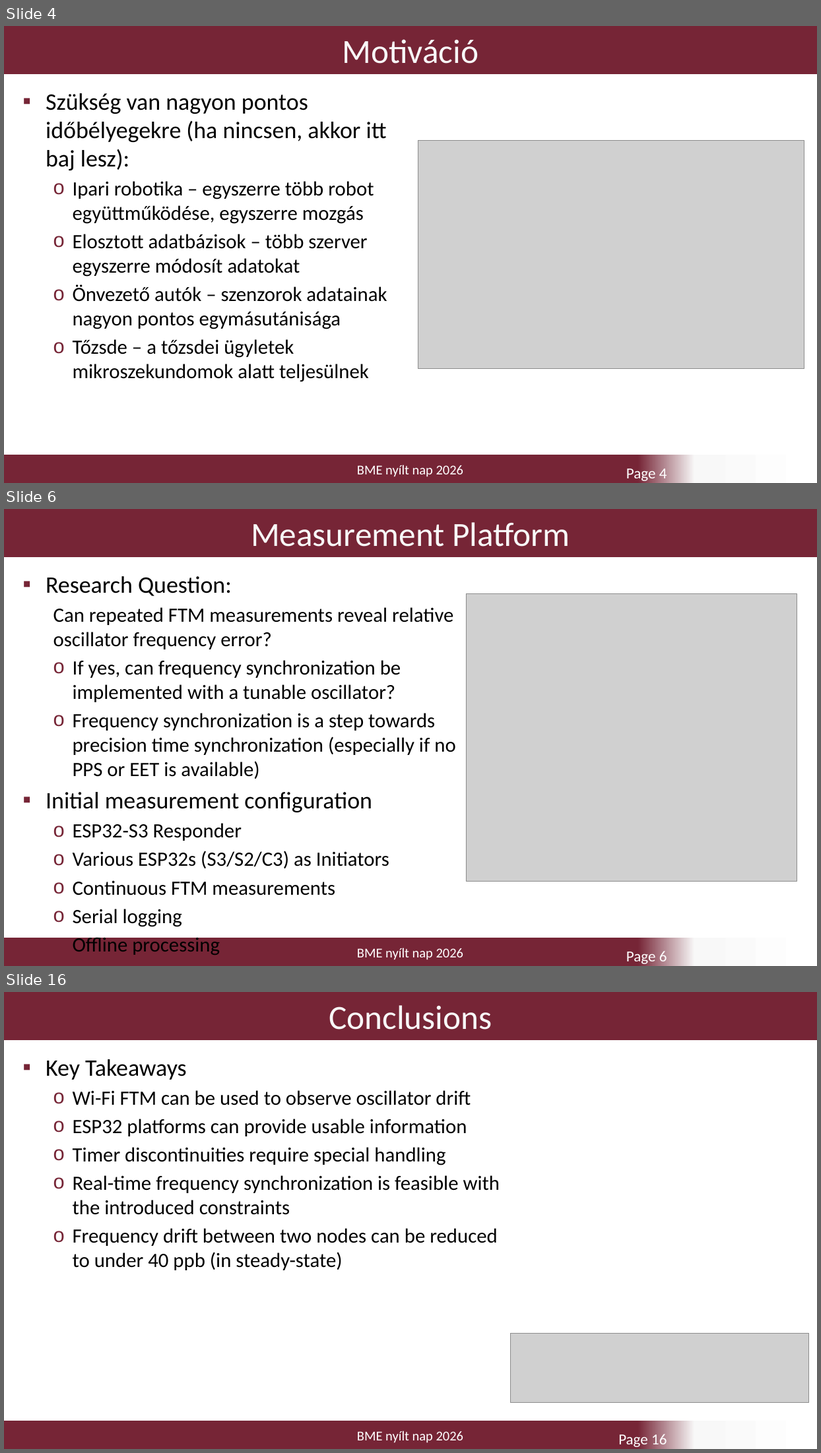
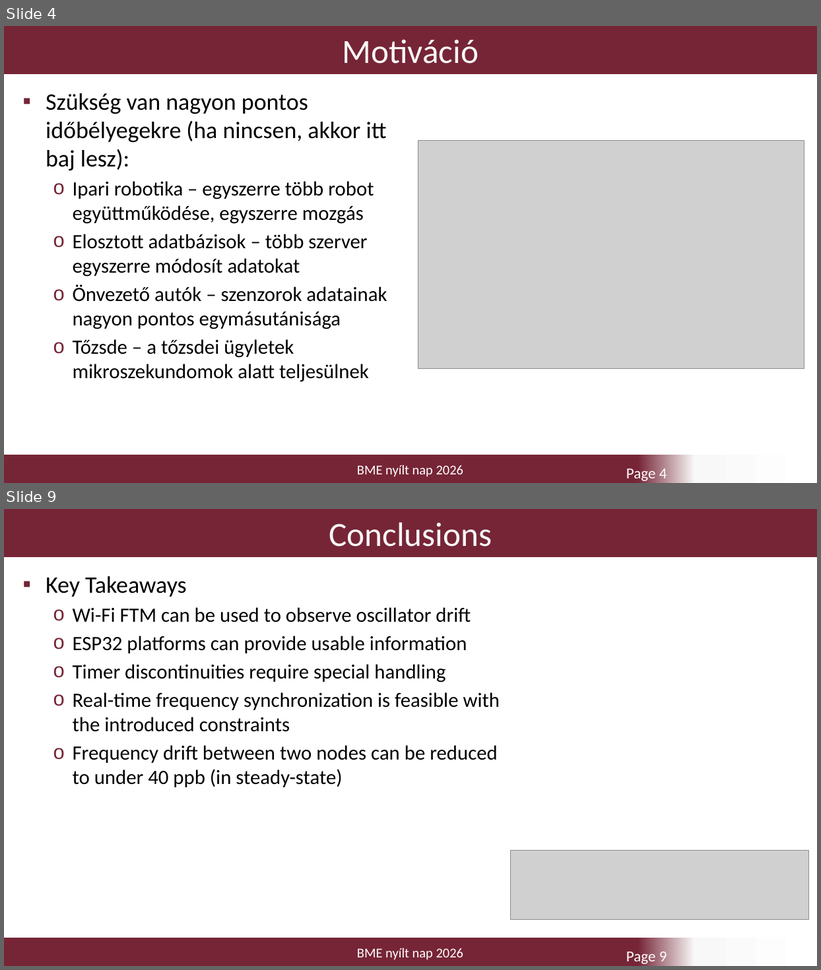
Before and after one commit to mineroni/FTMQuartzDriftDemonstrator, a slide deck: FTM_nyilt_nap.pptx. Shown one above the other, each under a label of ours: slides 4, 6 and 16 before the commit, slides 4 and 9 after it; the slides between them are not shown. The pictures are 821x1453 and 821x970 pixels, drawn with LibreOffice and Linux fonts; fonts in the diff are those of the drawing; grey boxes stand for pictures; background and template pictures are left out. Boxes give left, top, right and bottom in pixels: in the first picture for what was removed or moved away, otherwise in the second. Text is boxed around its words. In the diff, an @@ line names an element or a change of style, - is before the commit and + after.

Commit message:
Presentation updated

```diff
--- a/FTM_nyilt_nap.pptx
+++ b/FTM_nyilt_nap.pptx
@@ slide 6 removed at <box>4,509,817,966</box>, background #FFFFFF; not listed: 1 template element that a slide beside it also shows @@
@@ title removed at <box>4,509,817,557</box> @@
-Measurement Platform
@@ text removed at <box>46,576,455,927</box> @@
-▪ Research Question:
-  Can repeated FTM measurements reveal relative oscillator frequency error?
-  o If yes, can frequency synchronization be implemented with a tunable oscillator?
-  o Frequency synchronization is a step towards precision time synchronization (especially if no PPS or EET is available)
-▪ Initial measurement configuration
-  o ESP32-S3 Responder
-  o Various ESP32s (S3/S2/C3) as Initiators
-  o Continuous FTM measurements
-  o Serial logging
-  o Offline processing
@@ picture removed at <box>467,593,797,881</box> @@
@@ page number removed at <box>626,951,667,964</box> @@
-Page 6
@@ what was slide 16 is now slide 9 @@
@@ page number at <box>626,952,667,964</box>: text changed @@
-Page 16
+Page 9
```
Also in this commit, not shown: 3 slides added, 9 other slides removed.
